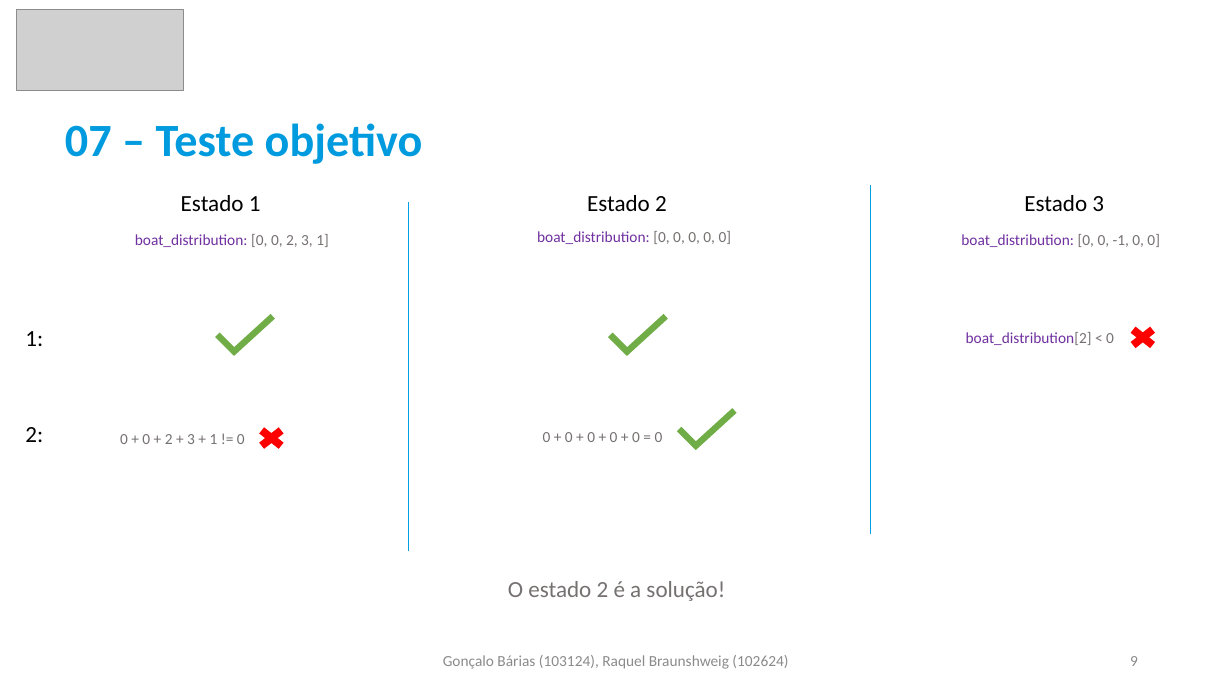
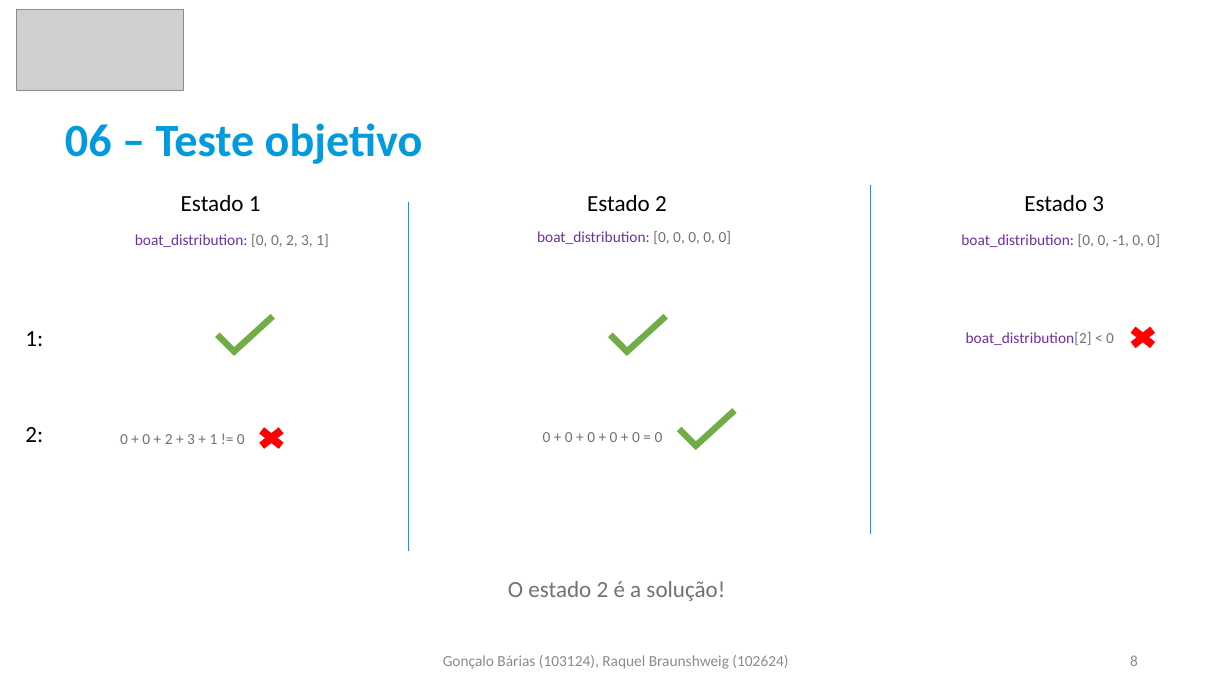
Before and after one commit to goncalobarias/Bimaru-IA, a slide deck: slide 8 of report/report.pptx (slide 9 before the commit). Drawn at 1232x693 pixels with LibreOffice and Linux fonts; fonts in the diff are those of the drawing; grey boxes stand for pictures. Boxes give left, top, right and bottom in pixels: in the first picture for what was removed or moved away, otherwise in the second. Text is boxed around its words. In the diff, an @@ line names an element or a change of style, - is before the commit and + after.

```diff
--- a/report/report.pptx
+++ b/report/report.pptx
@@ text at box(65, 123, 423, 164): text changed @@
-07 – Teste objetivo
+06 – Teste objetivo
@@ page number at box(1130, 655, 1138, 666): text changed @@
-9
+8
```
Also in this commit, not shown: 6 other slides changed, 1 slide added.
